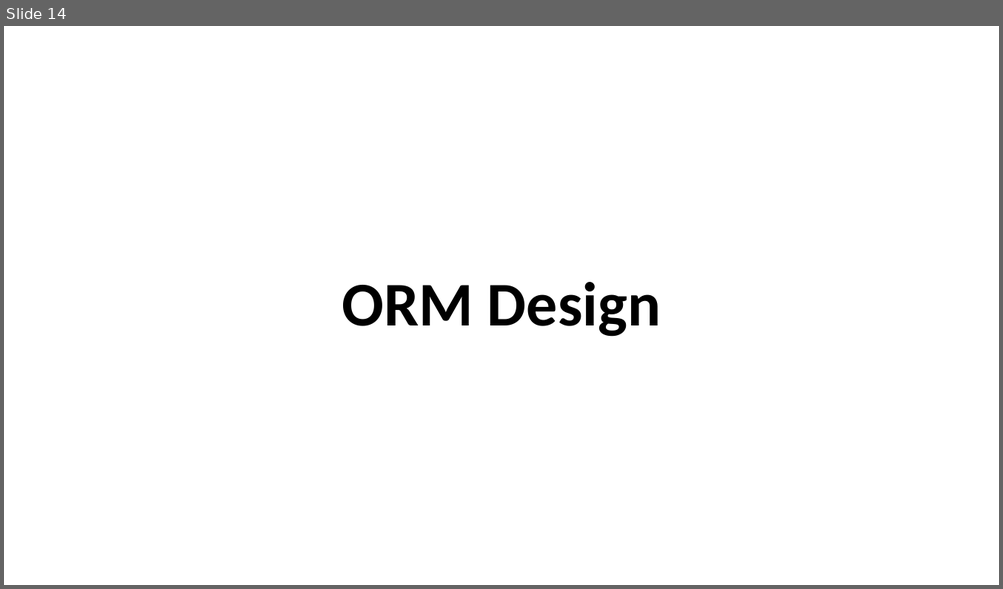
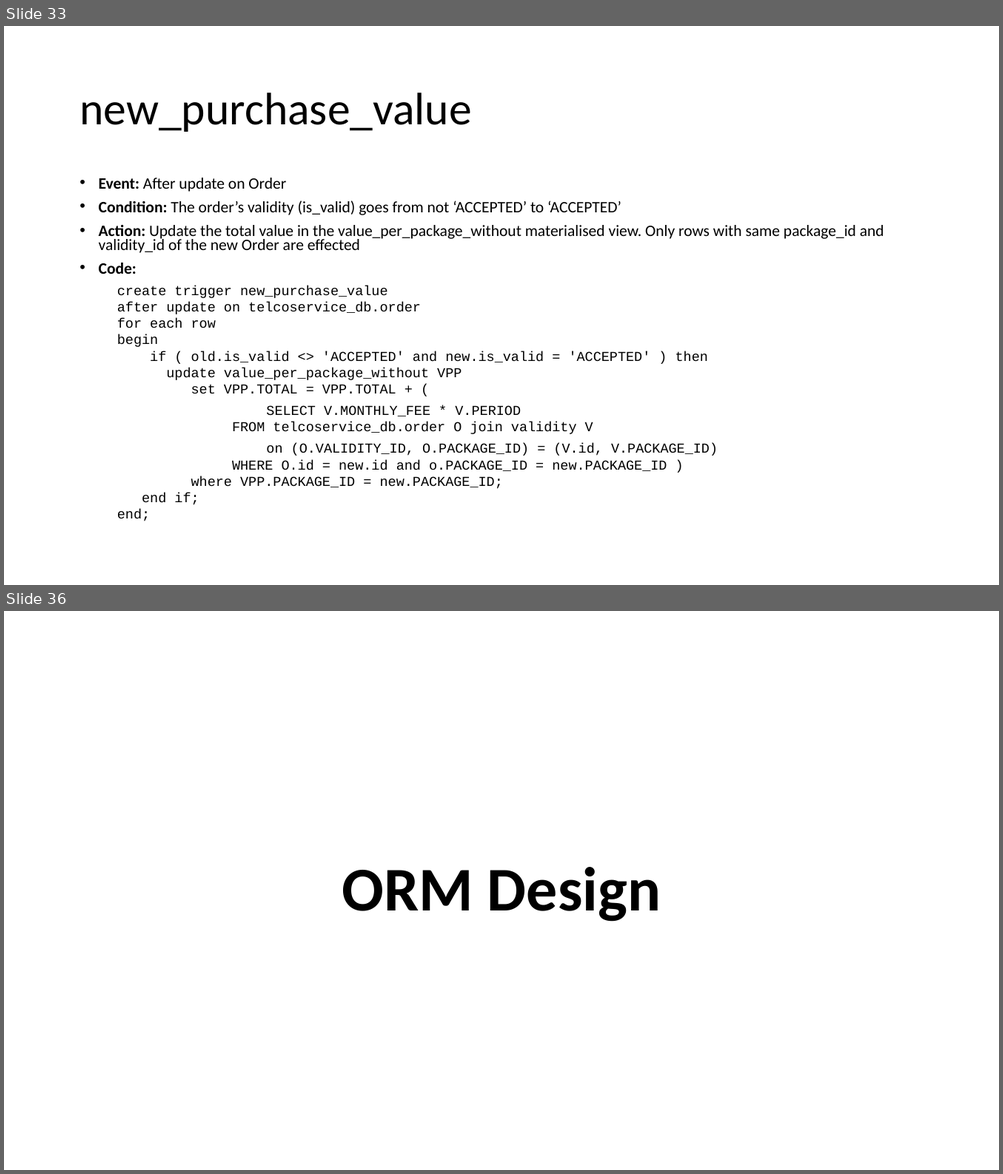
Before and after one commit to mark-2389/TelcoService_SC42, a slide deck: diagrams/TelcoService.pptx. Shown one above the other, each under a label of ours: slide 14 before the commit, slides 33 and 36 after it; the slides between them are not shown. The pictures are 1003x589 and 1003x1174 pixels, drawn with LibreOffice and Linux fonts; fonts in the diff are those of the drawing. Boxes give left, top, right and bottom in pixels: in the first picture for what was removed or moved away, otherwise in the second. Text is boxed around its words. In the diff, an @@ line names an element or a change of style, - is before the commit and + after.

```diff
--- a/diagrams/TelcoService.pptx
+++ b/diagrams/TelcoService.pptx
@@ slide 33 added at (4, 26, 999, 585), background #FFFFFF @@
@@ title added at (79, 93, 471, 132), 44 pt, text #000000 @@
+new_purchase_value
@@ text added at (99, 178, 884, 522), 13.2 pt, text #000000 @@
+• Event: After update on Order
+• Condition: The order’s validity (is_valid) goes from not ‘ACCEPTED’ to ‘ACCEPTED’
+• Action: Update the total value in the value_per_package_without materialised view. Only rows with same package_id and validity_id of the new Order are effected
+• Code:
+  create trigger new_purchase_value
+  after update on telcoservice_db.order
+  for each row
+  begin
+  if ( old.is_valid <> 'ACCEPTED' and new.is_valid = 'ACCEPTED' ) then
+  update value_per_package_without VPP
+  set VPP.TOTAL = VPP.TOTAL + (
+  SELECT V.MONTHLY_FEE * V.PERIOD
+  FROM telcoservice_db.order O join validity V
+  on (O.VALIDITY_ID, O.PACKAGE_ID) = (V.id, V.PACKAGE_ID)
+  WHERE O.id = new.id and o.PACKAGE_ID = new.PACKAGE_ID )
+  where VPP.PACKAGE_ID = new.PACKAGE_ID;
+  end if;
+  end;
@@ what was slide 14 is now slide 36 @@
```
Also in this commit, not shown: 21 slides changed, 42 other slides added, 13 slides removed, 4 other files.
